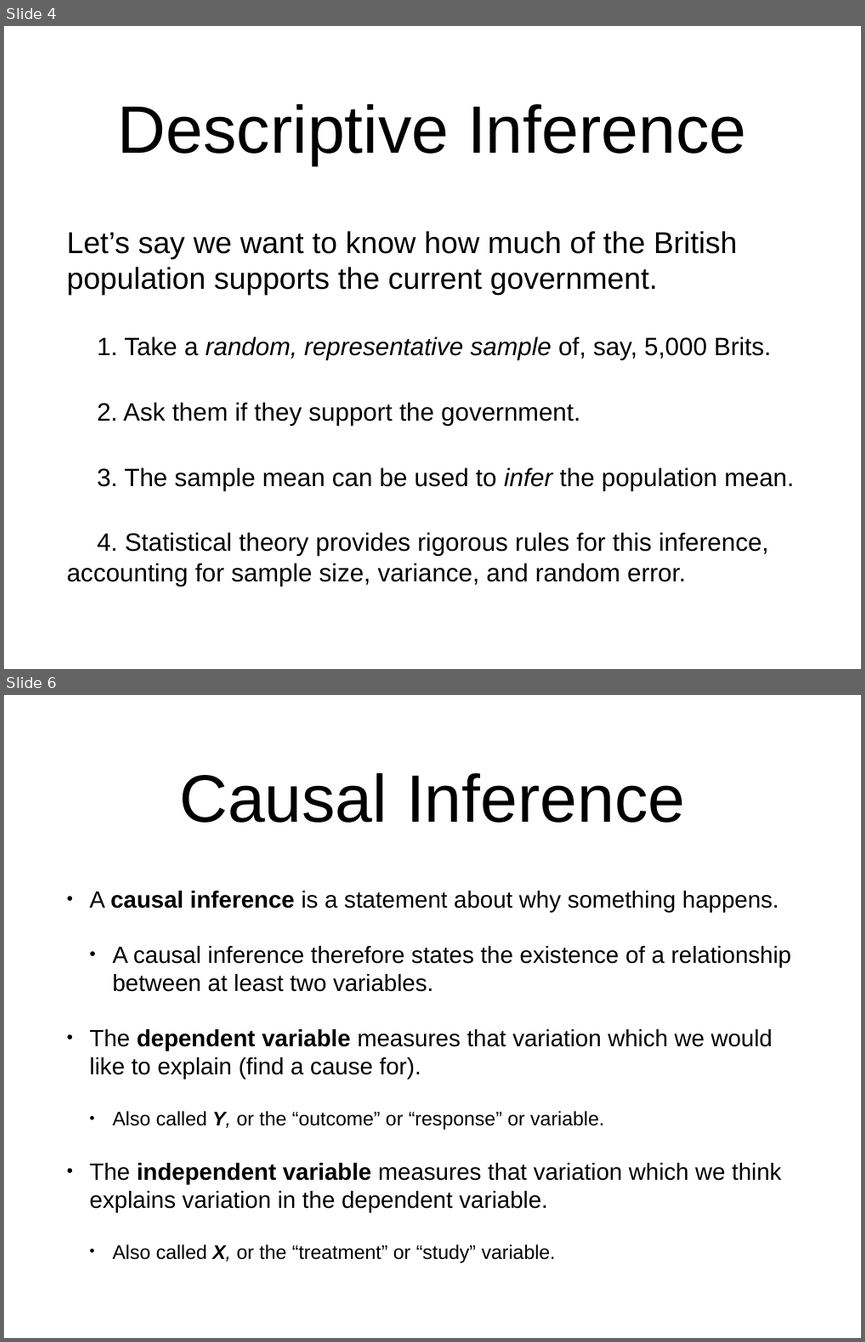
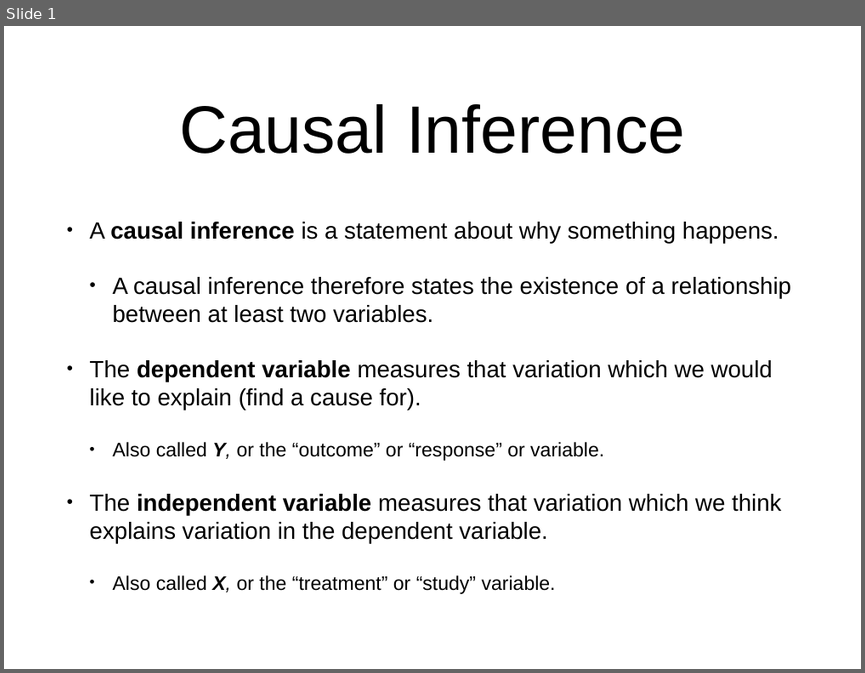
Before and after one commit to jmrphy/political_inquiry, a slide deck: materials/challenge_of_inference/challenge_of_inference.pptx. Shown one above the other, each under a label of ours: slides 4 and 6 before the commit, slide 1 after it; the slides between them are not shown. The pictures are 865x1342 and 865x673 pixels, drawn with LibreOffice and Linux fonts; fonts in the diff are those of the drawing. Boxes give left, top, right and bottom in pixels: in the first picture for what was removed or moved away, otherwise in the second. Text is boxed around its words. In the diff, an @@ line names an element or a change of style, - is before the commit and + after.

```diff
--- a/materials/challenge_of_inference/challenge_of_inference.pptx
+++ b/materials/challenge_of_inference/challenge_of_inference.pptx
@@ slide 4 removed at (4, 26, 861, 669), background #FFFFFF @@
@@ title removed at (118, 104, 746, 165) @@
-Descriptive Inference
@@ text removed at (67, 231, 794, 586) @@
-Let’s say we want to know how much of the British population supports the current government.
-    1. Take a random, representative sample of, say, 5,000 Brits.
-    2. Ask them if they support the government.
-    3. The sample mean can be used to infer the population mean.
-    4. Statistical theory provides rigorous rules for this inference, accounting for sample size, variance, and random error.
@@ what was slide 6 is now slide 1 @@
```
Also in this commit, not shown: 4 other slides removed, 17 other files.
